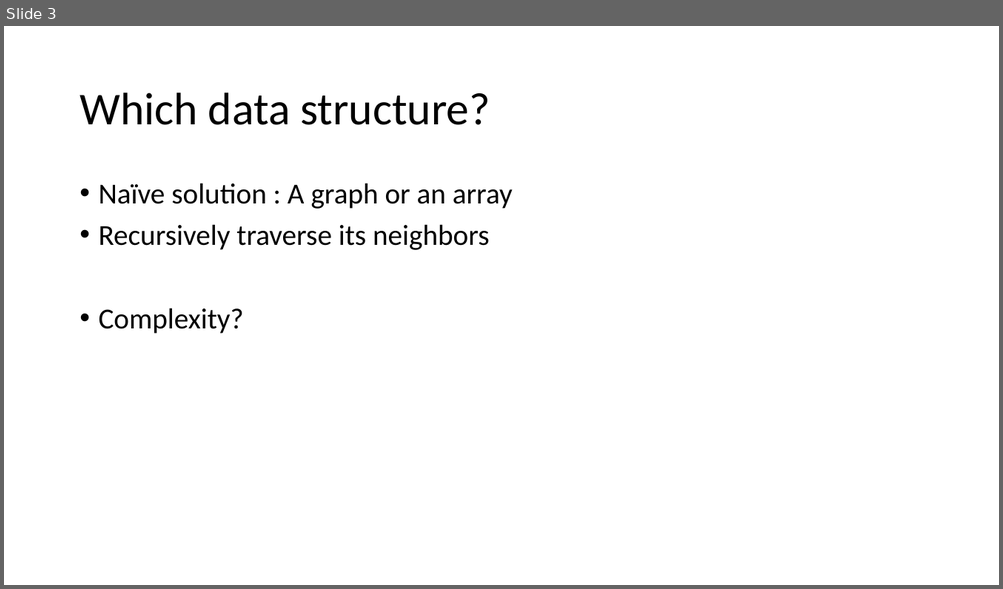
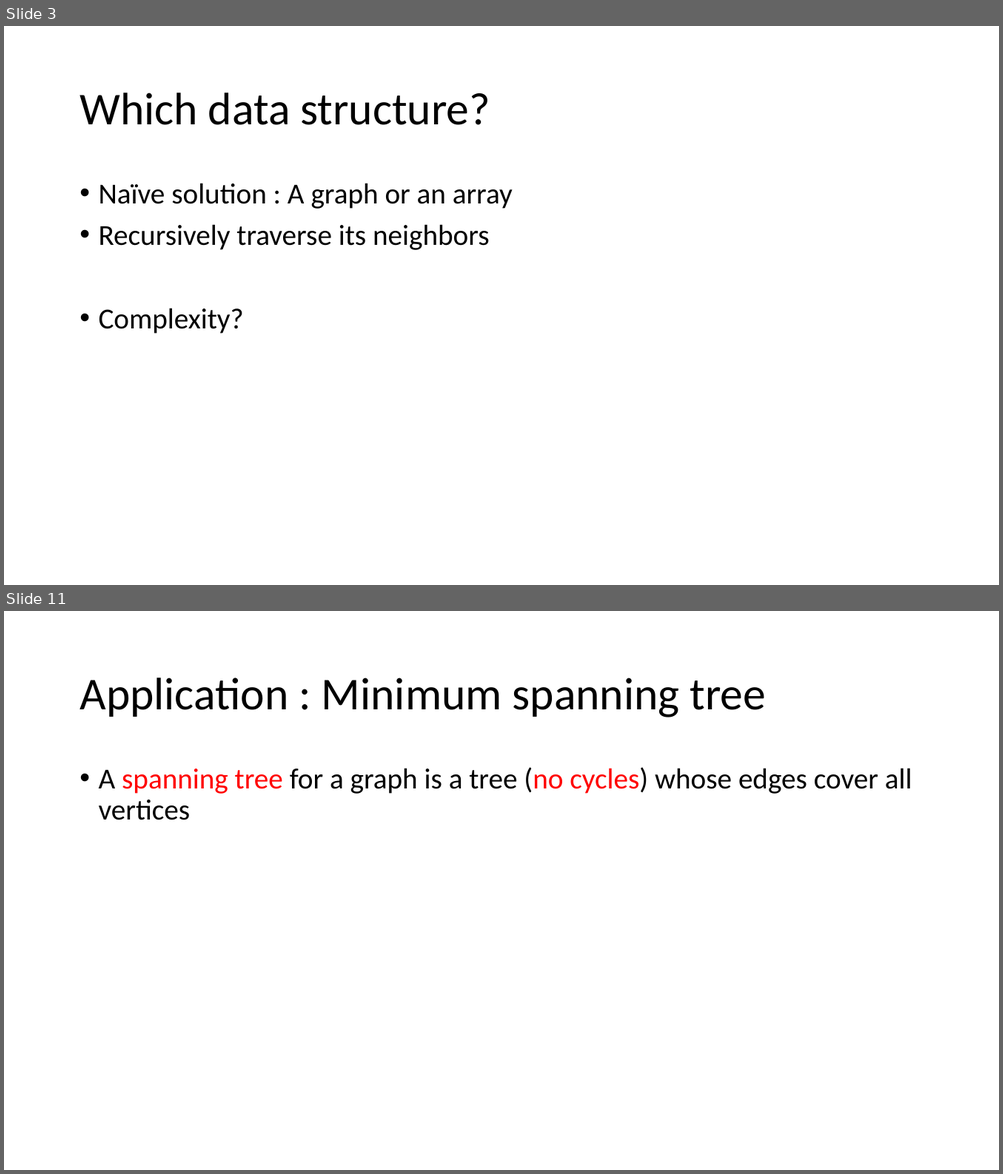
Before and after one commit to kwea123/cpp_data_algo, a slide deck: 8_Disjoint.pptx. Shown one above the other, each under a label of ours: slide 3 before the commit, slides 3 and 11 after it; the slides between them are not shown. The pictures are 1003x589 and 1003x1174 pixels, drawn with LibreOffice and Linux fonts; fonts in the diff are those of the drawing. Boxes give left, top, right and bottom in pixels: in the first picture for what was removed or moved away, otherwise in the second. Text is boxed around its words. In the diff, an @@ line names an element or a change of style, - is before the commit and + after.

```diff
--- a/8_Disjoint.pptx
+++ b/8_Disjoint.pptx
@@ slide 11 added at (4,611,999,1170), background #FFFFFF @@
@@ title added at (79,678,765,718), 44 pt, text #000000 @@
+Application : Minimum spanning tree
@@ text added at (99,767,912,820), 28 pt, text #000000 @@
+• A spanning tree for a graph is a tree (no cycles) whose edges cover all vertices
```
Also in this commit, not shown: 2 slides changed, 16 other slides added, 15 other files.
